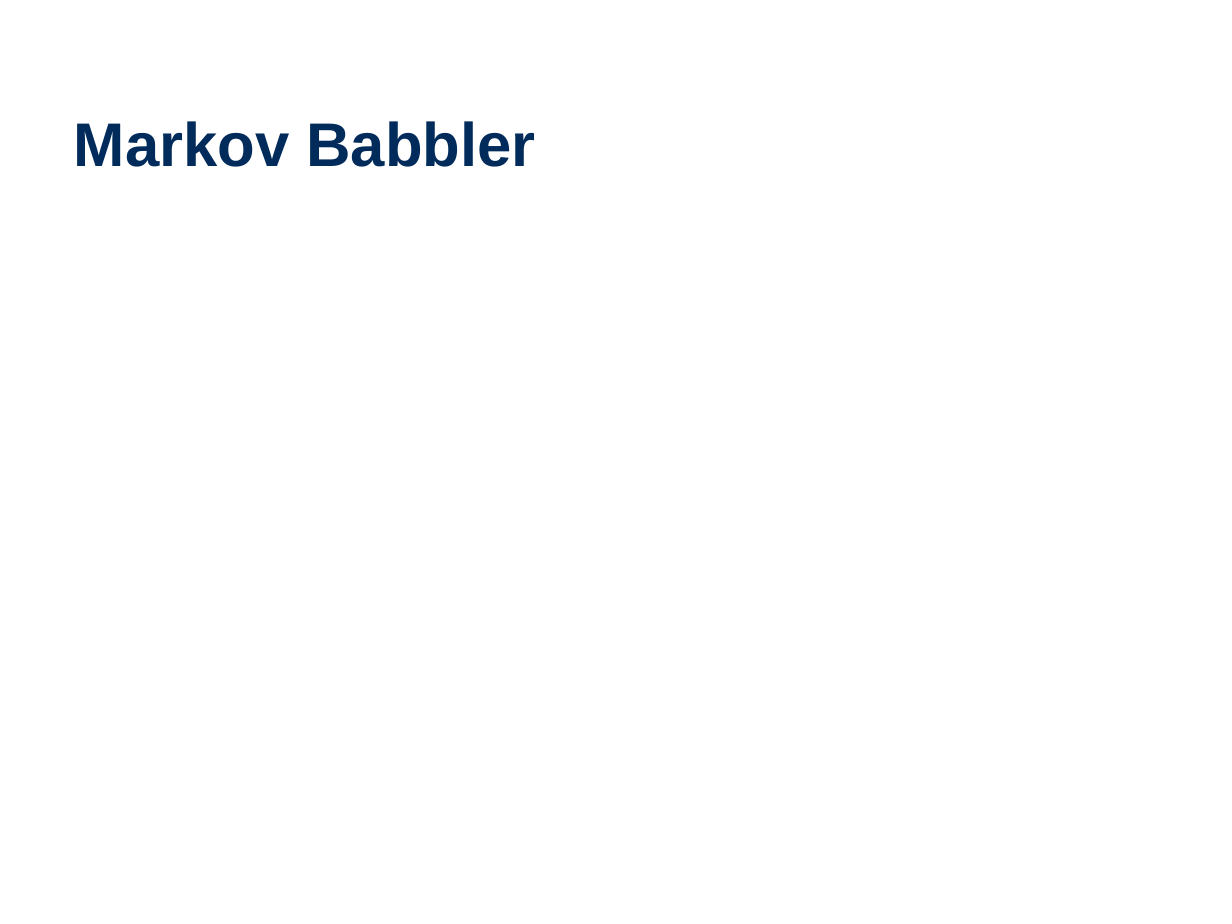
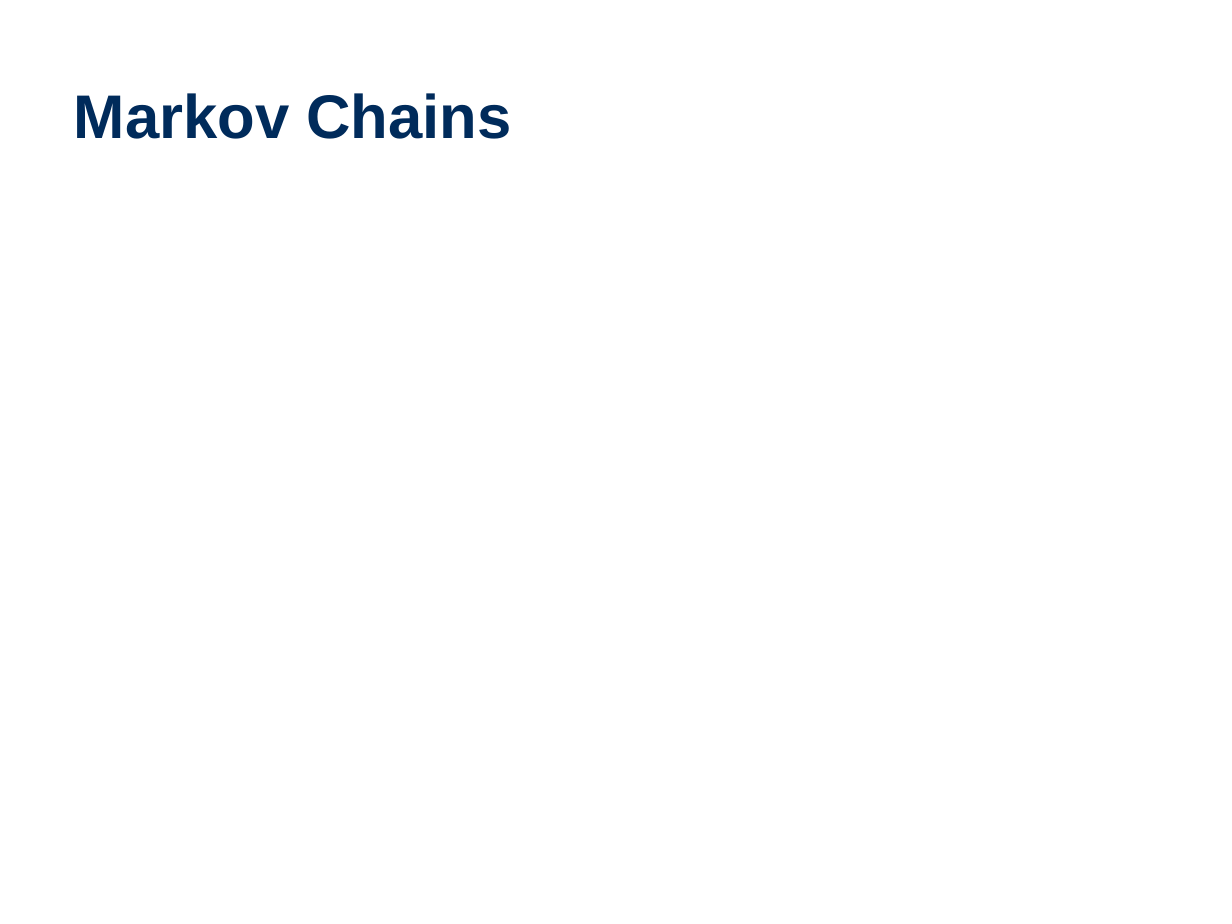
Before and after one commit to wtheisen/nd-cse-10124-lectures, a slide deck: slide 6 of Blank/Lecture_01_ Text_as_Data.pptx (slide 4 before the commit). Drawn at 1232x924 pixels with LibreOffice and Linux fonts; fonts in the diff are those of the drawing. Boxes give left, top, right and bottom in pixels: in the first picture for what was removed or moved away, otherwise in the second. Text is boxed around its words. In the diff, an @@ line names an element or a change of style, - is before the commit and + after.

```diff
--- a/Blank/Lecture_01_ Text_as_Data.pptx
+++ b/Blank/Lecture_01_ Text_as_Data.pptx
@@ title "Markov Chains" at [74, 93, 512, 139]: vertical alignment bottom to middle @@
@@ title at [74, 93, 512, 139]: text changed @@
-Markov Babbler
+Markov Chains
```
Also in this commit, not shown: 3 other slides changed, 25 slides added, 3 slides removed, 3 other files.
